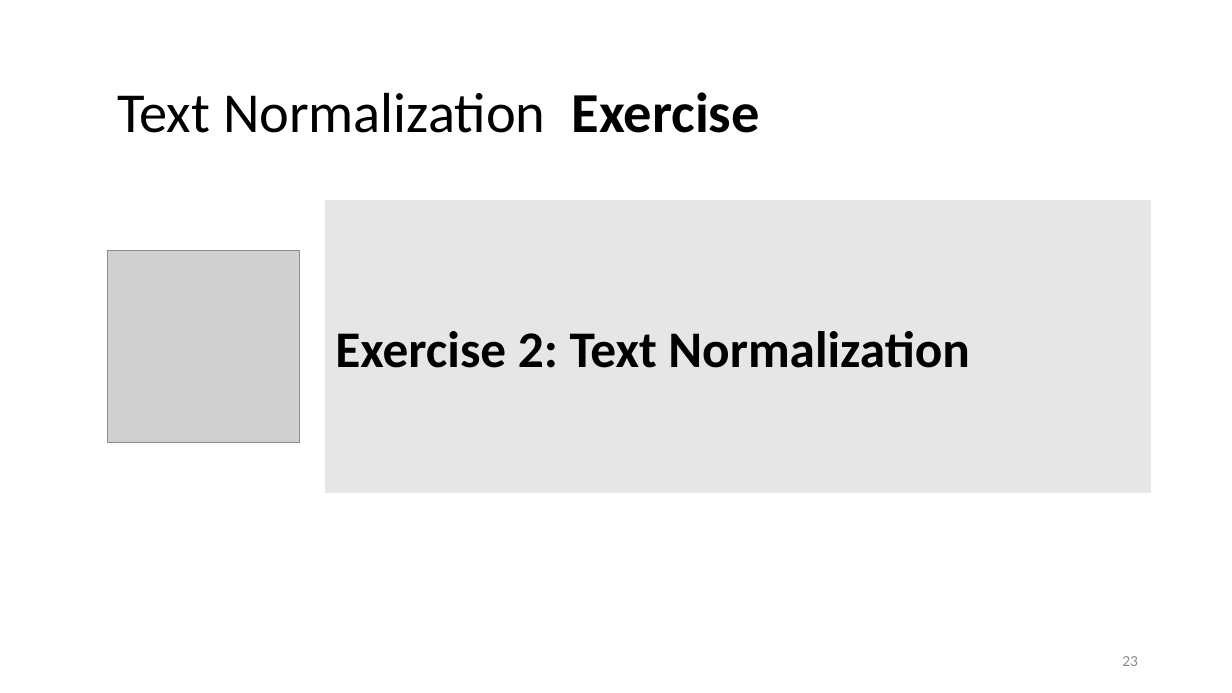
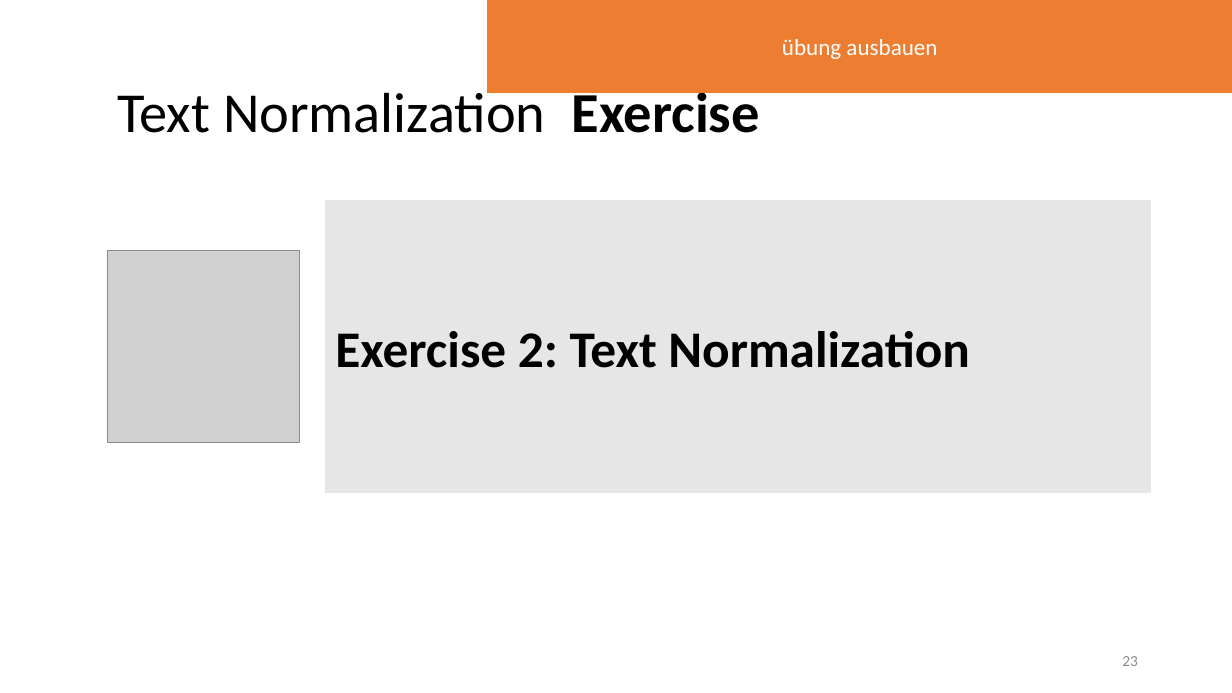
Before and after one commit to lisa-wm/consulting, a slide deck: slide 23 of 5_seminar/Contents_Part_02/slides/Präsentation_Teil2_Lisa.pptx. Drawn at 1232x693 pixels with LibreOffice and Linux fonts; fonts in the diff are those of the drawing; grey boxes stand for pictures. Boxes give left, top, right and bottom in pixels: in the first picture for what was removed or moved away, otherwise in the second. Text is boxed around its words. In the diff, an @@ line names an element or a change of style, - is before the commit and + after.

```diff
--- a/5_seminar/Contents_Part_02/slides/Präsentation_Teil2_Lisa.pptx
+++ b/5_seminar/Contents_Part_02/slides/Präsentation_Teil2_Lisa.pptx
@@ rectangle added at box(488, 0, 1232, 92), fill #ED7D31, outline #ED7D31 1 pt, 18 pt, text #FFFFFF @@
+übung ausbauen
```
Also in this commit, not shown: 2 other slides changed, 1 slide added.
